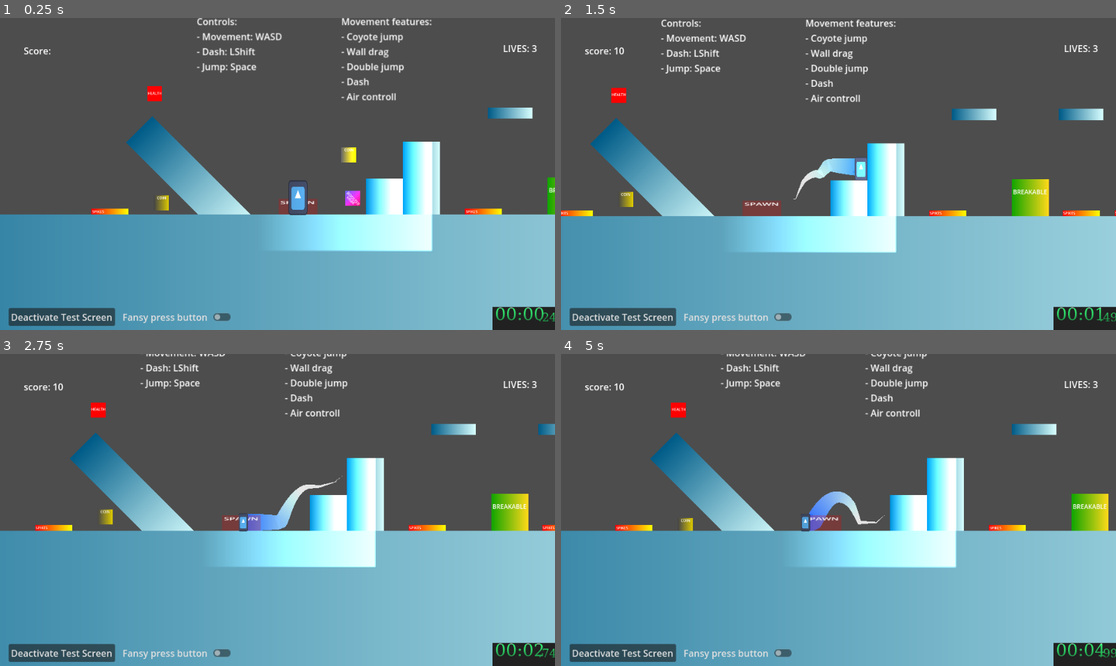
Above: before the commit, frames 1-4 (two rows, left to right).
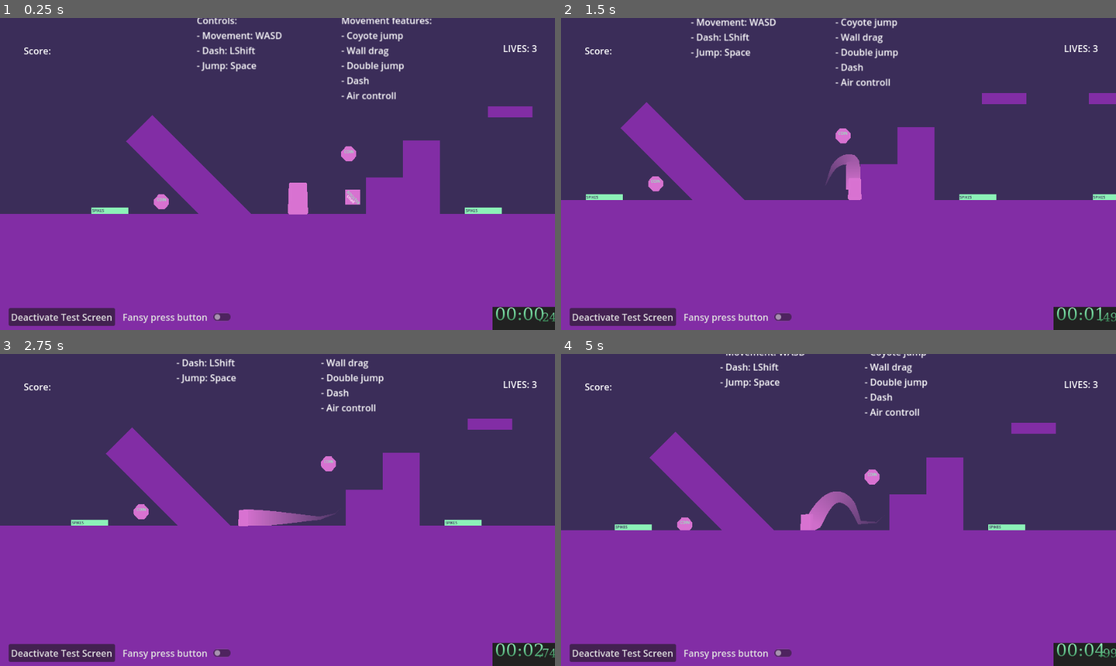
Above: after the commit, the same moments.

Repository: Nispeter/VaultHunter_CGS
Game: Godot game, scene res://scenes/TestScene_DEV.tscn
Same seed, same stepped clock (60 frames per second), same inputs: the game is played once before the commit and once after it. The engine's default icon, where the game draws it, is replaced by a stand-in: a white triangle on a blue panel in a dark square.
Inputs (mouse positions are in pixels of both pictures, inside the frame that each line leads up to):
- Up to frame 1 (0.25 s): no input
- Up to frame 2 (1.5 s): move the mouse to (960, 158) at 0.52 s; hold Right (ui_right) from 0.53 s (still down); tap Shift (dash) at 0.6 s; tap Space (jump) at 0.77 s; move the mouse to (727, 189) at 1.27 s; tap F (grapple) at 1.35 s
- Up to frame 3 (2.75 s): tap Space (jump) at 1.52 s; move the mouse to (333, 441) at 2.02 s; release Right (ui_right) at 2.03 s; hold Left (ui_left) from 2.03 s (still down); tap Shift (dash) at 2.1 s
- Up to frame 4 (5 s): move the mouse to (810, 572) at 2.77 s; release Left (ui_left) at 2.78 s; hold Right (ui_right) 2.78-4.28 s; tap F (grapple) at 2.85, 4.35 s; tap Space (jump) at 3.02, 3.77, 4.52 s; move the mouse to (1005, 556) at 3.52 s; tap Shift (dash) at 3.6 s; move the mouse to (672, 463) at 4.27 s; hold Left (ui_left) from 4.28 s (still down)

The runs differ from the first frame. In frame 1, 98% of the frame differs, in the area x 0-100%, y 0-100%; in frame 2, 99%; in frame 3, 99%; in frame 4, 99%.

Commit message:
aesthetic change

Diff:
--- a/prefabs/Booster_prefab.tscn
+++ b/prefabs/Booster_prefab.tscn
@@ -3,7 +3,8 @@
 [ext_resource type="Script" path="res://scripts/entities/environment/boosters/Booster.gd" id="1_ukssu"]
 
 [sub_resource type="Gradient" id="Gradient_oq86v"]
-colors = PackedColorArray(0.278431, 0.278431, 1, 1, 0.943275, 0, 0.272695, 1)
+offsets = PackedFloat32Array(0.00649351, 1)
+colors = PackedColorArray(0.85098, 0.45098, 0.823529, 1, 0.85098, 0.45098, 0.823529, 1)
 
 [sub_resource type="GradientTexture2D" id="GradientTexture2D_85xfd"]
 gradient = SubResource("Gradient_oq86v")
@@ -31,6 +32,7 @@
 offset_right = 58.0
 offset_bottom = -11.2222
 rotation = 0.815469
+theme_override_colors/font_color = Color(0.552941, 0.94902, 0.72549, 1)
 text = "BOOSTER"
 
 [connection signal="body_entered" from="." to="." method="_on_body_entered"]
--- a/prefabs/Coin_prefab.tscn
+++ b/prefabs/Coin_prefab.tscn
@@ -15,7 +15,14 @@
 scale = Vector2(0.4, 0.409091)
 script = ExtResource("1_oukne")
 
+[node name="Polygon2D" type="Polygon2D" parent="."]
+position = Vector2(1.52588e-05, -1.7643e-05)
+scale = Vector2(1.01562, 0.993056)
+color = Color(0.85098, 0.45098, 0.823529, 1)
+polygon = PackedVector2Array(-12.3078, -32, -32.0002, -9.84613, -32.0002, 9.84617, -12.3078, 32, 12.3077, 32, 32.0001, 9.84617, 32.0001, -9.84613, 12.3077, -32)
+
 [node name="Sprite2D" type="Sprite2D" parent="."]
+visible = false
 position = Vector2(1.52588e-05, -1.7643e-05)
 scale = Vector2(1.01562, 0.993056)
 texture = SubResource("GradientTexture2D_85xfd")
@@ -25,9 +32,10 @@
 
 [node name="Label" type="Label" parent="."]
 offset_left = -20.0
-offset_top = -34.2222
+offset_top = -22.0
 offset_right = 21.0
-offset_bottom = -11.2222
+offset_bottom = 1.0
+theme_override_colors/font_color = Color(0.552941, 0.94902, 0.72549, 1)
 text = "COIN"
 
 [connection signal="body_entered" from="." to="." method="_on_body_entered"]
--- a/prefabs/Player_prefab.tscn
+++ b/prefabs/Player_prefab.tscn
@@ -8,18 +8,82 @@
 [ext_resource type="Script" path="res://scripts/entities/player/BoosterManager.gd" id="6_83w3w"]
 [ext_resource type="Script" path="res://scripts/entities/player/Trail.gd" id="7_kyc3l"]
 
+[sub_resource type="Animation" id="Animation_hq6eq"]
+resource_name = "idle"
+length = 2.0
+loop_mode = 1
+tracks/0/type = "value"
+tracks/0/imported = false
+tracks/0/enabled = true
+tracks/0/path = NodePath("Line2D:points")
+tracks/0/interp = 1
+tracks/0/loop_wrap = true
+tracks/0/keys = {
+"times": PackedFloat32Array(0, 1, 2),
+"transitions": PackedFloat32Array(1, 1, 1),
+"update": 0,
+"values": [PackedVector2Array(-8.75, -15.3408, -10, 15.3408, 10, 15.3408, 8.75, -15.3408, -8.75, -15.3408, -10, 15.3408), PackedVector2Array(-8.75, -14.2045, -10, 15.3408, 10, 15.3408, 8.75, -14.2045, -8.75, -14.2045, -10, 15.3408), PackedVector2Array(-8.75, -15.3408, -10, 15.3408, 10, 15.3408, 8.75, -15.3408, -8.75, -15.3408, -10, 15.3408)]
+}
+tracks/1/type = "value"
+tracks/1/imported = false
+tracks/1/enabled = true
+tracks/1/path = NodePath("Polygon2D:polygon")
+tracks/1/interp = 1
+tracks/1/loop_wrap = true
+tracks/1/keys = {
+"times": PackedFloat32Array(0, 1, 2),
+"transitions": PackedFloat32Array(1, 1, 1),
+"update": 0,
+"values": [PackedVector2Array(-10, -10.7143, -11.25, 19.898, 8.75, 19.898, 7.5, -10.7143), PackedVector2Array(-10, -8.47624, -11.25, 19.898, 8.75, 19.898, 7.5, -8.47624), PackedVector2Array(-10, -10.7489, -11.25, 19.898, 8.75, 19.898, 7.5, -10.7489)]
+}
+
+[sub_resource type="Animation" id="Animation_5jeks"]
+length = 0.001
+tracks/0/type = "value"
+tracks/0/imported = false
+tracks/0/enabled = true
+tracks/0/path = NodePath("Line2D:points")
+tracks/0/interp = 1
+tracks/0/loop_wrap = true
+tracks/0/keys = {
+"times": PackedFloat32Array(0),
+"transitions": PackedFloat32Array(1),
+"update": 0,
+"values": [PackedVector2Array(-8.75, -13.6363, -10, 15.3408, 10, 15.3408, 8.75, -13.6363, -8.75, -13.6363, -10, 15.3408)]
+}
+tracks/1/type = "value"
+tracks/1/imported = false
+tracks/1/enabled = true
+tracks/1/path = NodePath("Polygon2D:polygon")
+tracks/1/interp = 1
+tracks/1/loop_wrap = true
+tracks/1/keys = {
+"times": PackedFloat32Array(0),
+"transitions": PackedFloat32Array(1),
+"update": 0,
+"values": [PackedVector2Array(-10, -10.7143, -11.25, 19.898, 8.75, 19.898, 7.5, -10.7143)]
+}
+
+[sub_resource type="AnimationLibrary" id="AnimationLibrary_lu100"]
+_data = {
+"RESET": SubResource("Animation_5jeks"),
+"idle": SubResource("Animation_hq6eq")
+}
+
 [sub_resource type="CapsuleShape2D" id="CapsuleShape2D_5fflx"]
+radius = 8.75
 
 [sub_resource type="Curve" id="Curve_rmatb"]
 _data = [Vector2(0, 0), 0.0, -0.0393948, 0, 0, Vector2(1, 1), 0.0, 0.0, 0, 0]
 point_count = 2
 
 [sub_resource type="Gradient" id="Gradient_bp2o1"]
-colors = PackedColorArray(1, 1, 1, 0.784314, 0.105882, 0.341176, 0.992157, 1)
+offsets = PackedFloat32Array(0.00666667, 1)
+colors = PackedColorArray(0.235294, 0.180392, 0.34902, 1, 0.85098, 0.45098, 0.823529, 1)
 
 [node name="Player" type="CharacterBody2D" groups=["player"]]
 position = Vector2(183, 408)
-scale = Vector2(1.6, 1.96)
+scale = Vector2(1.6, 1.76001)
 script = ExtResource("1_c8031")
 max_lives = 3
 
@@ -105,9 +169,29 @@
 rotation = 0.785398
 target_position = Vector2(400, 0)
 
-[node name="Sprite2D" type="Sprite2D" parent="."]
+[node name="Icon" type="Node2D" parent="."]
+
+[node name="Polygon2D" type="Polygon2D" parent="Icon"]
+position = Vector2(1.25, -4.59186)
+color = Color(0.85098, 0.45098, 0.823529, 1)
+polygon = PackedVector2Array(-10, -10.7143, -11.25, 19.898, 8.75, 19.898, 7.5, -10.7143)
+
+[node name="Line2D" type="Line2D" parent="Icon"]
+scale = Vector2(0.90811, 0.90811)
+points = PackedVector2Array(-8.75, -13.6363, -10, 15.3408, 10, 15.3408, 8.75, -13.6363, -8.75, -13.6363, -10, 15.3408)
+width = 4.0
+default_color = Color(0.85098, 0.45098, 0.823529, 1)
+joint_mode = 2
+
+[node name="Sprite2D" type="Sprite2D" parent="Icon"]
+visible = false
 scale = Vector2(0.159999, 0.239999)
 texture = ExtResource("2_xd3ao")
+
+[node name="AnimationPlayer" type="AnimationPlayer" parent="Icon"]
+libraries = {
+"": SubResource("AnimationLibrary_lu100")
+}
 
 [node name="CollisionShape2D" type="CollisionShape2D" parent="."]
 shape = SubResource("CapsuleShape2D_5fflx")
--- a/prefabs/Spikes_prefab.tscn
+++ b/prefabs/Spikes_prefab.tscn
@@ -3,7 +3,7 @@
 [ext_resource type="Script" path="res://scripts/entities/environment/Spikes.gd" id="1_qqa0c"]
 
 [sub_resource type="Gradient" id="Gradient_wo411"]
-colors = PackedColorArray(0.992157, 0, 0, 1, 1, 1, 0, 1)
+colors = PackedColorArray(0.552941, 0.94902, 0.72549, 1, 0.552941, 0.94902, 0.72549, 1)
 
 [sub_resource type="GradientTexture2D" id="GradientTexture2D_lqtc1"]
 gradient = SubResource("Gradient_wo411")
@@ -27,6 +27,7 @@
 offset_right = 21.0
 offset_bottom = -9.0
 scale = Vector2(0.400748, 0.400748)
+theme_override_colors/font_color = Color(0.235294, 0.180392, 0.34902, 1)
 text = "SPIKES"
 
 [connection signal="body_entered" from="." to="." method="_on_body_entered"]
--- a/scenes/TestScene_DEV.tscn
+++ b/scenes/TestScene_DEV.tscn
@@ -10,6 +10,12 @@
 [ext_resource type="Script" path="res://scripts/ui/InGameUI.gd" id="7_0c1jf"]
 [ext_resource type="Script" path="res://scripts/ui/SpeedRunModule.gd" id="8_4lqte"]
 
+[sub_resource type="Gradient" id="Gradient_ef84x"]
+colors = PackedColorArray(0.235294, 0.180392, 0.34902, 1, 0.235294, 0.180392, 0.34902, 1)
+
+[sub_resource type="GradientTexture2D" id="GradientTexture2D_if8k0"]
+gradient = SubResource("Gradient_ef84x")
+
 [sub_resource type="Gradient" id="Gradient_32jkx"]
 colors = PackedColorArray(1, 0, 0, 0.235294, 1, 0, 0, 0.235294)
 
@@ -17,7 +23,7 @@
 gradient = SubResource("Gradient_32jkx")
 
 [sub_resource type="Gradient" id="Gradient_k0upc"]
-colors = PackedColorArray(7.21961e-07, 0.360728, 0.534106, 1, 0.847059, 1, 1, 1)
+colors = PackedColorArray(0.509804, 0.180392, 0.65098, 1, 0.509804, 0.180392, 0.65098, 1)
 
 [sub_resource type="GradientTexture2D" id="GradientTexture2D_l51ey"]
 gradient = SubResource("Gradient_k0upc")
@@ -69,18 +75,11 @@
 cache/0/30/0/scale = 1.0
 
 [sub_resource type="Gradient" id="Gradient_m07c4"]
-colors = PackedColorArray(0.215686, 0.964706, 0.470588, 1, 0.0784314, 0.364706, 0.176471, 1)
+colors = PackedColorArray(0.552941, 0.94902, 0.72549, 1, 0.0784314, 0.364706, 0.176471, 1)
 
 [sub_resource type="GradientTexture2D" id="GradientTexture2D_gha4y"]
 gradient = SubResource("Gradient_m07c4")
 fill_to = Vector2(0, 1)
-
-[sub_resource type="OccluderPolygon2D" id="OccluderPolygon2D_ucy6e"]
-
-[sub_resource type="Gradient" id="Gradient_5443s"]
-
-[sub_resource type="GradientTexture2D" id="GradientTexture2D_s7dek"]
-gradient = SubResource("Gradient_5443s")
 
 [node name="Node2D" type="Node2D"]
 
@@ -109,6 +108,13 @@
 
 [node name="Map" type="Node2D" parent="."]
 
+[node name="background" type="Sprite2D" parent="Map"]
+z_index = -10
+position = Vector2(266, -7)
+rotation = 3.14159
+scale = Vector2(56.7168, 56.7168)
+texture = SubResource("GradientTexture2D_if8k0")
+
 [node name="Interactables" type="Node2D" parent="Map"]
 
 [node name="Coin" parent="Map/Interactables" instance=ExtResource("1_b21j8")]
@@ -136,10 +142,12 @@
 position = Vector2(1541, 530)
 
 [node name="DamagableBox" parent="Map/Interactables" instance=ExtResource("2_0lr4j")]
-position = Vector2(714, 526)
+visible = false
+position = Vector2(556, 858)
 
 [node name="HealthPack" parent="Map/Interactables" instance=ExtResource("4_mew0b")]
-position = Vector2(2, 349)
+visible = false
+position = Vector2(-156, 681)
 
 [node name="Spikes" parent="Map/Interactables" instance=ExtResource("4_im7ar")]
 position = Vector2(571, 580)
@@ -213,6 +221,7 @@
 horizontal_alignment = 1
 
 [node name="SpawnPoint" type="Node2D" parent="Map"]
+visible = false
 position = Vector2(250, 545)
 scale = Vector2(1.05217, 0.44)
 
@@ -513,16 +522,6 @@
 
 [node name="PostProc" type="Node2D" parent="."]
 
-[node name="LightOccluder2D" type="LightOccluder2D" parent="PostProc"]
-position = Vector2(330, 469)
-scale = Vector2(4.76, 4.76)
-occluder = SubResource("OccluderPolygon2D_ucy6e")
-
-[node name="PointLight2D" type="PointLight2D" parent="PostProc"]
-position = Vector2(330, 469)
-scale = Vector2(4.76, 4.76)
-texture = SubResource("GradientTexture2D_s7dek")
-
 [connection signal="pressed" from="UI2/TestScreen/Button" to="UI2/TestScreen" method="button_press"]
 
 [editable path="Map/Interactables/Booster1"]
--- a/scripts/entities/player/GrapplingController.gd
+++ b/scripts/entities/player/GrapplingController.gd
@@ -29,7 +29,7 @@
 func _draw() -> void:
 	if is_hooked:
 		#print("drawing line")
-		draw_line(Vector2(4,0), to_local(hook_pos), Color.WHITE, 3, true)
+		draw_line(Vector2(4, 0), to_local(hook_pos), Color(0.553, 0.949, 0.725), 3, true)
 	else:
 		if raycast_angles is RayCast2D and raycast_angles.is_colliding():
 			var collision_point = raycast_angles.get_collision_point()
--- a/scripts/entities/player/Player.gd
+++ b/scripts/entities/player/Player.gd
@@ -14,6 +14,7 @@
 var current_score : int
 
 func _ready():
+
 	health_controller = $HealthController
 	movement_controller = $MovementController
 	grappling_controller = $GrapplingController
--- a/scripts/entities/player/PlayerMovement.gd
+++ b/scripts/entities/player/PlayerMovement.gd
@@ -44,10 +44,13 @@
 var is_on_wall: bool = false
 var is_on_ground: bool = false
 
+var sprite_animator : AnimationPlayer
+
 signal on_dash
 
 func _ready() -> void:
 	player_body = get_parent() as CharacterBody2D
+	sprite_animator = $"../Icon/AnimationPlayer"
 
 func _physics_process(delta: float) -> void:
 	if not player_body.is_on_floor() and not is_dashing:
@@ -73,6 +76,8 @@
 	if player_body.is_on_floor() and is_dashing:
 		is_dashing = false
 		dash_time = 0
+
+	animate_player()
 
 func handle_horizontal_movement(delta: float) -> void:
 	move_input = Input.get_action_strength("ui_right") - Input.get_action_strength("ui_left")
@@ -131,3 +136,9 @@
 
 func is_on_wall_detected() -> bool:
 	return player_body.get_slide_collision_count() > 0 and not player_body.is_on_floor()
+
+func animate_player():
+	if player_body.velocity == Vector2.ZERO and player_body.is_on_floor():
+		sprite_animator.play("idle")
+	else:
+		sprite_animator.stop()
Not shown: 1 places in prefabs/Player_prefab.tscn that only renumber resources
Not shown: 1 places in scenes/TestScene_DEV.tscn that only renumber resources
